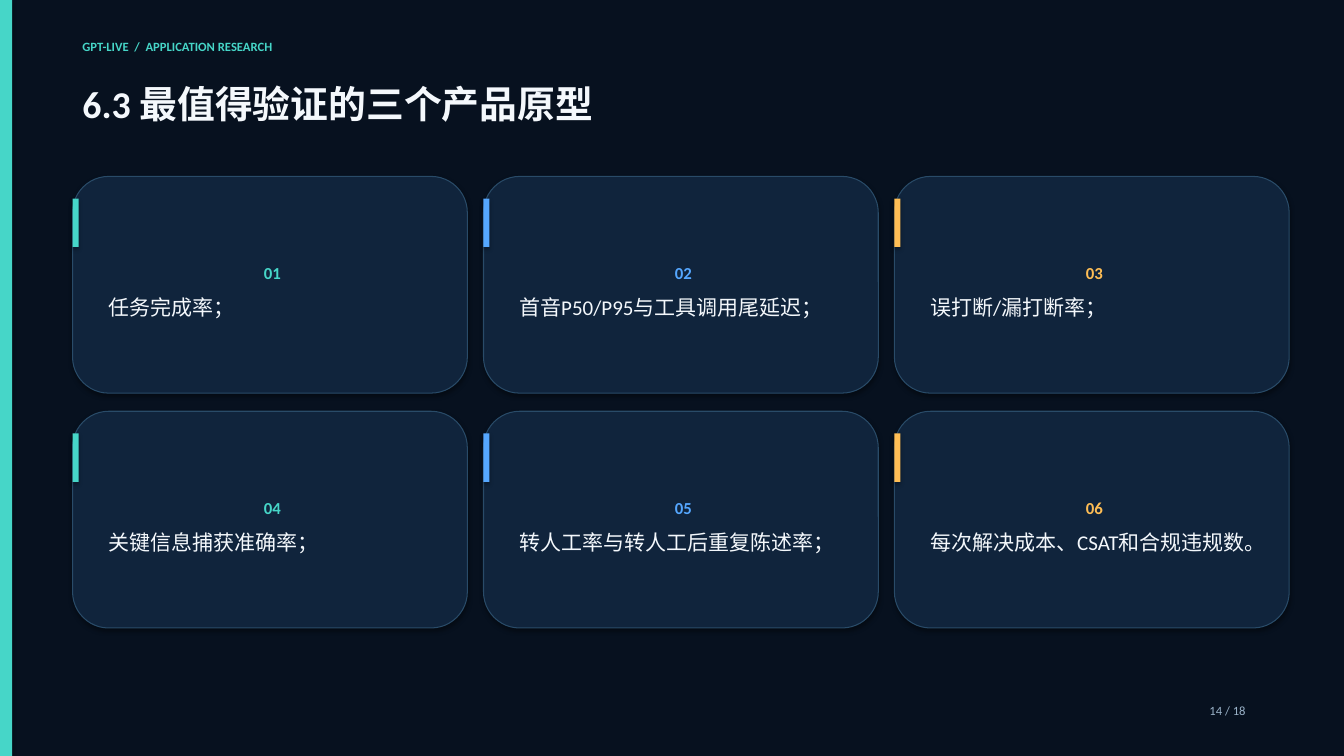
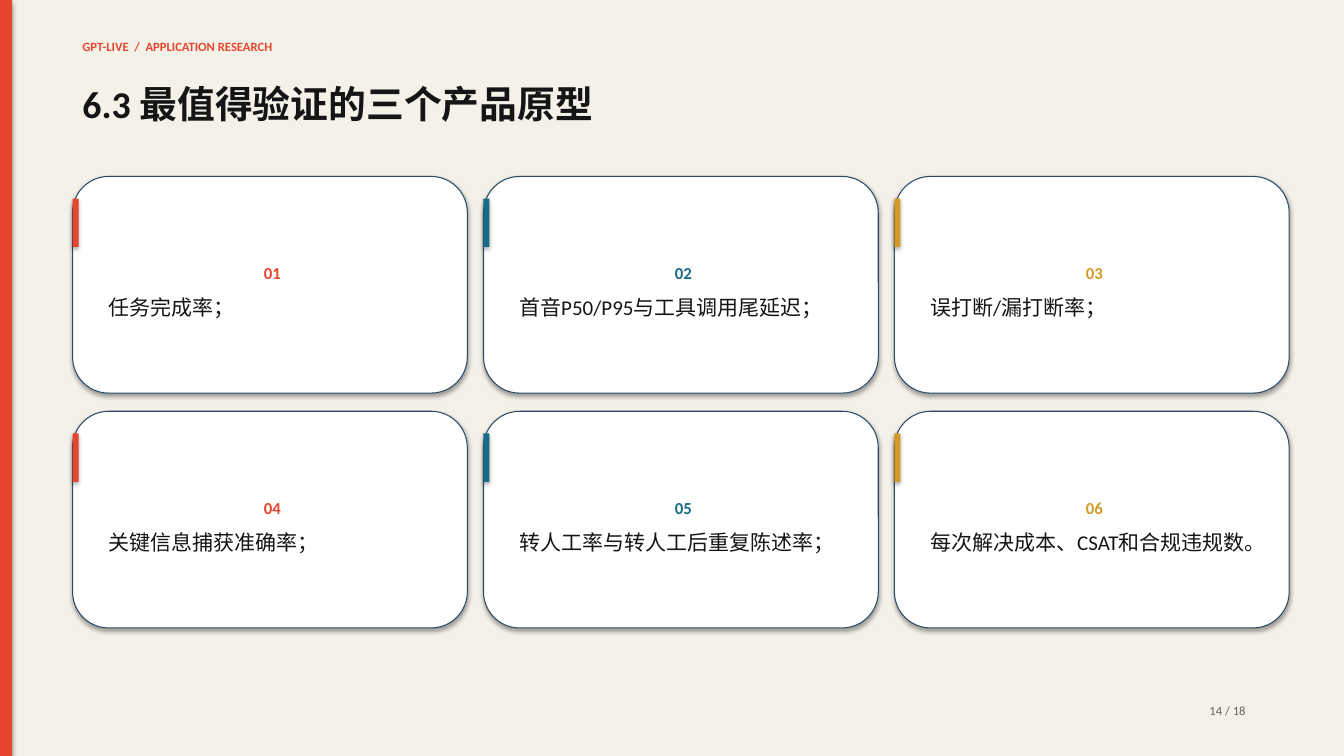
Before and after one commit to sushioo170506-ship-it/northstar, a slide deck: slide 14 of outputs/gpt-live-application-research/gpt-live-deck.pptx. Drawn at 1344x756 pixels with LibreOffice and Linux fonts; fonts in the diff are those of the drawing. Boxes give left, top, right and bottom in pixels: in the first picture for what was removed or moved away, otherwise in the second. Text is boxed around its words. In the diff, an @@ line names an element or a change of style, - is before the commit and + after.

```diff
--- a/outputs/gpt-live-application-research/gpt-live-deck.pptx
+++ b/outputs/gpt-live-application-research/gpt-live-deck.pptx
@@ background #07111F to #F4F1E8 @@
@@ text "GPT-LIVE / APPLICATION RESEARCH" at (82, 42, 272, 51): text colour #46D6C8 to #E6462E @@
@@ text "6.3 最值得验证的三个产品原型" at (82, 85, 593, 122): text colour #F4F8FC to #151515 @@
@@ rounded rectangle "01" at (73, 176, 468, 393): text colour #46D6C8 to #E6462E in "01"; text colour #F4F8FC to #151515 in "任务完成率；"; fill #10243C to #FFFFFF @@
@@ rounded rectangle "02" at (484, 176, 879, 393): text colour #55A7FF to #176B87 in "02"; text colour #F4F8FC to #151515; fill #10243C to #FFFFFF @@
@@ rounded rectangle "03" at (894, 176, 1290, 393): text colour #FFBE55 to #D39A28 in "03"; text colour #F4F8FC to #151515 in "误打断/漏打断率；"; fill #10243C to #FFFFFF @@
@@ rectangle at (484, 199, 490, 247): fill #55A7FF to #176B87 @@
@@ rectangle at (894, 199, 900, 247): fill #FFBE55 to #D39A28 @@
@@ rounded rectangle "04" at (73, 411, 468, 628): text colour #46D6C8 to #E6462E in "04"; text colour #F4F8FC to #151515 in "关键信息捕获准确率；"; fill #10243C to #FFFFFF @@
@@ rounded rectangle "05" at (484, 411, 879, 628): text colour #55A7FF to #176B87 in "05"; text colour #F4F8FC to #151515 in "转人工率与转人工后重复陈述率；"; fill #10243C to #FFFFFF @@
@@ rounded rectangle "06" at (894, 411, 1290, 628): text colour #FFBE55 to #D39A28 in "06"; text colour #F4F8FC to #151515; fill #10243C to #FFFFFF @@
@@ fill #46D6C8 to #E6462E in 3 elements at (0, 0, 12, 756), (73, 199, 79, 247), (73, 434, 79, 482) @@
@@ rectangle at (484, 434, 490, 482): fill #55A7FF to #176B87 @@
@@ rectangle at (894, 434, 900, 482): fill #FFBE55 to #D39A28 @@
@@ text "14 / 18" at (1209, 706, 1246, 715): text colour #9AB2C8 to #62666A @@
```
Also in this commit, not shown: 17 other slides changed, 6 other files.
